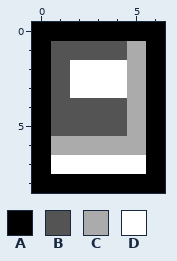
Pixel-art file: assets/sprites/projects/diary.aseprite. Above is the file before it was changed.
7x9 pixels, 1 frame.
Palette (. is transparent): A #000000  B #545454  C #ababab  D #ffffff
Pixels before, first column x 0:
0 AAAAAAA
1 ABBBBCA
2 ABDDDCA
3 ABDDDCA
4 ABBBBCA
5 ABBBBCA
6 ACCCCCA
7 ADDDDDA
8 AAAAAAA
And afterwards:
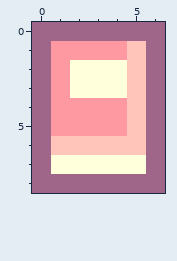
Changes in this commit:
{"colour":"A","old":"#000000","new":"#a06689"}
{"colour":"B","old":"#545454","new":"#ff99a1"}
{"colour":"C","old":"#ababab","new":"#ffc5bb"}
{"colour":"D","old":"#ffffff","new":"#ffffdb"}
{"label":"changed","picture_box":[32,22,165,193]}
